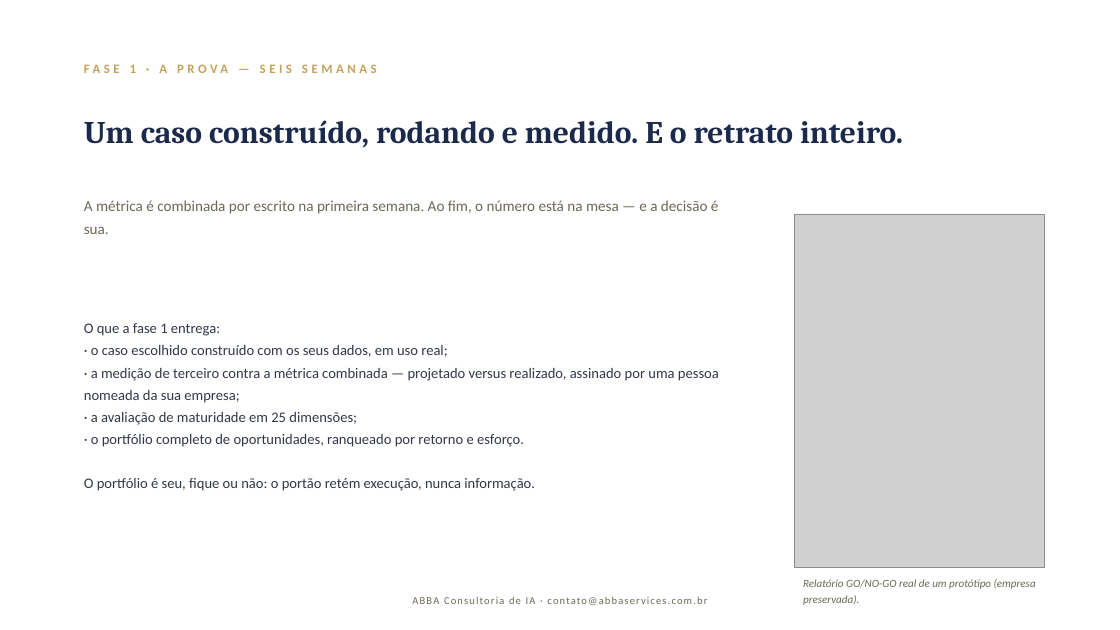
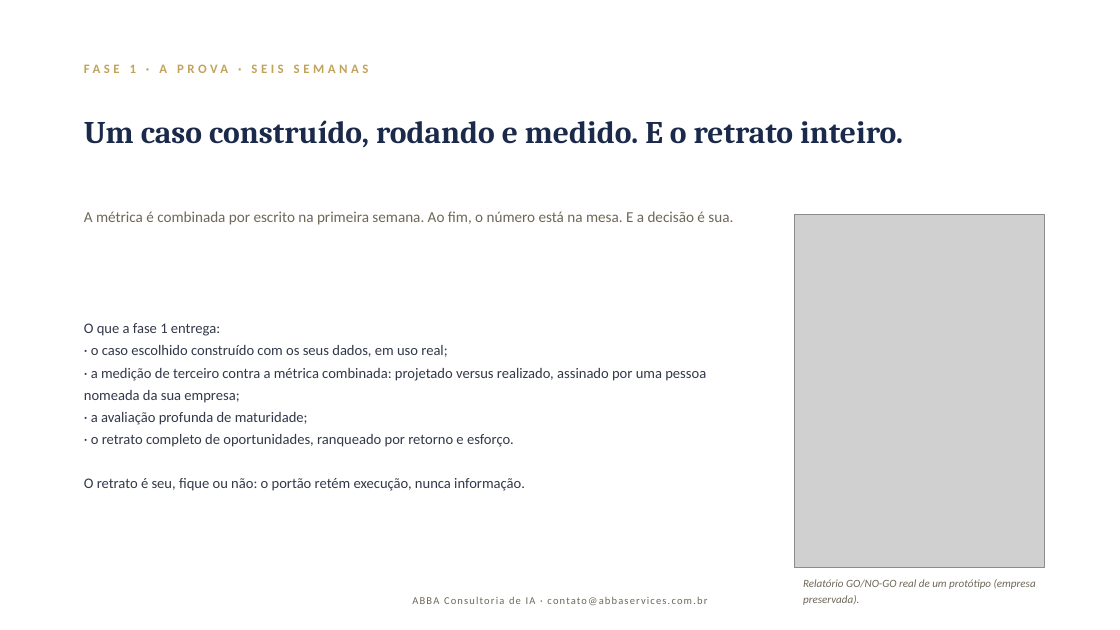
Before and after one commit to DanielMoraesCoca/abba-ops, a slide deck: slide 4 of 08-materiais/modelos/deck-programa.pptx (slide 3 before the commit). Drawn at 1120x630 pixels with LibreOffice and Linux fonts; fonts in the diff are those of the drawing; grey boxes stand for pictures. Boxes give left, top, right and bottom in pixels: in the first picture for what was removed or moved away, otherwise in the second. Text is boxed around its words. In the diff, an @@ line names an element or a change of style, - is before the commit and + after.

```diff
--- a/08-materiais/modelos/deck-programa.pptx
+++ b/08-materiais/modelos/deck-programa.pptx
@@ text at [84, 64, 369, 73]: text changed @@
-FASE 1 · A PROVA — SEIS SEMANAS
+FASE 1 · A PROVA · SEIS SEMANAS
@@ text at [84, 211, 733, 225]: text changed @@
-A métrica é combinada por escrito na primeira semana. Ao fim, o número está na mesa — e a decisão é sua.
+A métrica é combinada por escrito na primeira semana. Ao fim, o número está na mesa. E a decisão é sua.
@@ text at [84, 368, 706, 491]: text changed @@
-· a medição de terceiro contra a métrica combinada — projetado versus realizado, assinado por uma pessoa nomeada da sua empresa;
-· a avaliação de maturidade em 25 dimensões;
-· o portfólio completo de oportunidades, ranqueado por retorno e esforço.
-O portfólio é seu, fique ou não: o portão retém execução, nunca informação.
+· a medição de terceiro contra a métrica combinada: projetado versus realizado, assinado por uma pessoa nomeada da sua empresa;
+· a avaliação profunda de maturidade;
+· o retrato completo de oportunidades, ranqueado por retorno e esforço.
+O retrato é seu, fique ou não: o portão retém execução, nunca informação.
```
Also in this commit, not shown: 7 other slides changed, 2 slides added, 18 other files.
